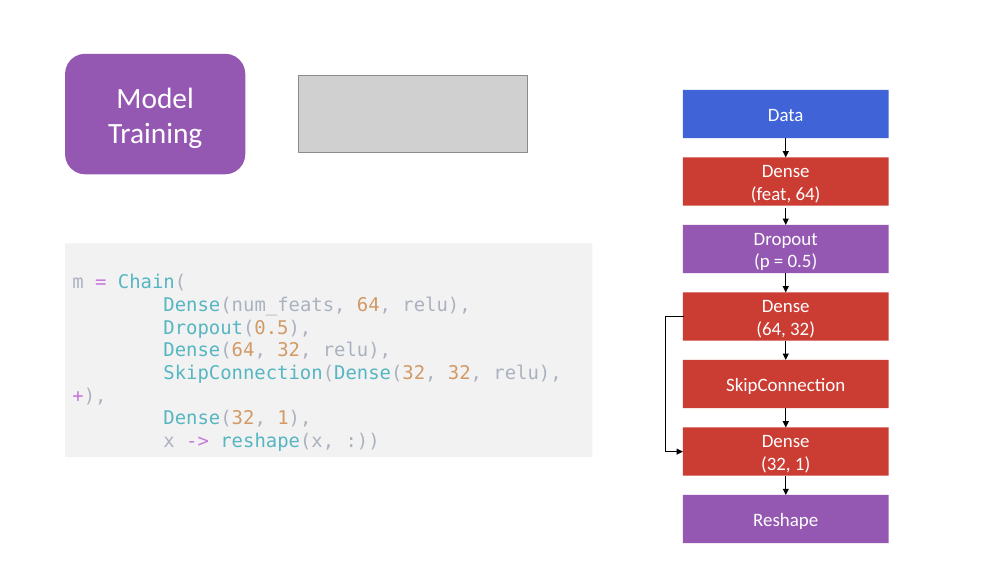
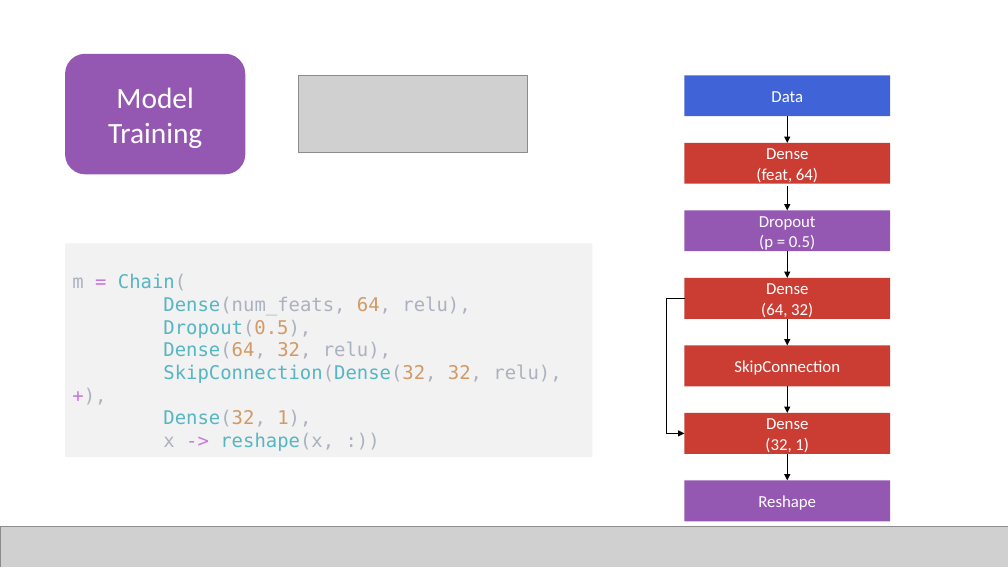
Before and after one commit to JuliaComputing/ScoringEngineDemo.jl, a slide deck: slide 9 of webinar-2022-02-15.pptx. Drawn at 1008x567 pixels with LibreOffice and Linux fonts; fonts in the diff are those of the drawing; grey boxes stand for pictures. Boxes give left, top, right and bottom in pixels: in the first picture for what was removed or moved away, otherwise in the second. Text is boxed around its words. In the diff, an @@ line names an element or a change of style, - is before the commit and + after.

```diff
--- a/webinar-2022-02-15.pptx
+++ b/webinar-2022-02-15.pptx
@@ rectangle "Data": place and size @@
-rectangle "Data" at bbox=[683, 90, 889, 138]
+rectangle "Data" at bbox=[684, 76, 890, 116]
@@ arrow moved from (786, 138) - (786, 157) to (787, 116) - (787, 143) @@
@@ rectangle "Dense": place and size @@
-rectangle "Dense" at bbox=[683, 157, 889, 206]
+rectangle "Dense" at bbox=[684, 143, 890, 184]
@@ arrow moved from (786, 208) - (786, 225) to (787, 186) - (787, 210) @@
@@ size 18 to 16 pt in 7 elements at bbox=[684, 278, 890, 319], bbox=[684, 346, 890, 386], bbox=[684, 76, 890, 116], bbox=[684, 413, 890, 454], bbox=[684, 143, 890, 184], bbox=[684, 480, 890, 521], bbox=[684, 210, 890, 251] @@
@@ rectangle "Dropout": place and size @@
-rectangle "Dropout" at bbox=[683, 225, 889, 274]
+rectangle "Dropout" at bbox=[684, 210, 890, 251]
@@ arrow moved from (786, 273) - (786, 293) to (787, 251) - (787, 278) @@
@@ elbow arrow moved from (684, 317) - (683, 451) to (686, 299) - (684, 433) @@
@@ rectangle "Dense": place and size @@
-rectangle "Dense" at bbox=[683, 293, 889, 341]
+rectangle "Dense" at bbox=[684, 278, 890, 319]
@@ arrow moved from (786, 341) - (786, 360) to (787, 319) - (787, 346) @@
@@ rectangle "SkipConnection": place and size @@
-rectangle "SkipConnection" at bbox=[683, 360, 889, 408]
+rectangle "SkipConnection" at bbox=[684, 346, 890, 386]
@@ arrow moved from (786, 408) - (786, 427) to (787, 386) - (787, 413) @@
@@ rectangle "Dense": place and size @@
-rectangle "Dense" at bbox=[683, 427, 889, 476]
+rectangle "Dense" at bbox=[684, 413, 890, 454]
@@ arrow moved from (786, 476) - (786, 495) to (787, 454) - (787, 480) @@
@@ rectangle "Reshape": place and size @@
-rectangle "Reshape" at bbox=[683, 495, 889, 544]
+rectangle "Reshape" at bbox=[684, 480, 890, 521]
@@ picture added at bbox=[0, 526, 1008, 567] @@
```
Also in this commit, not shown: 12 other slides changed, 1 slide added, 2 slides removed, 5 other files.
